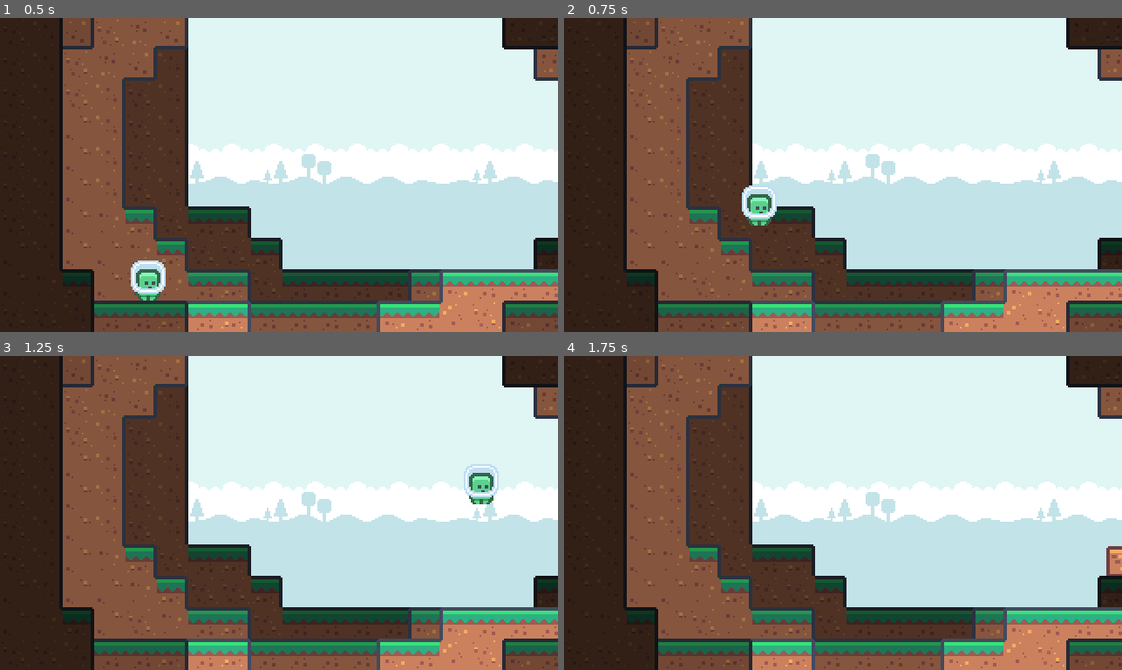
Above: before the commit, frames 1-4 (two rows, left to right).
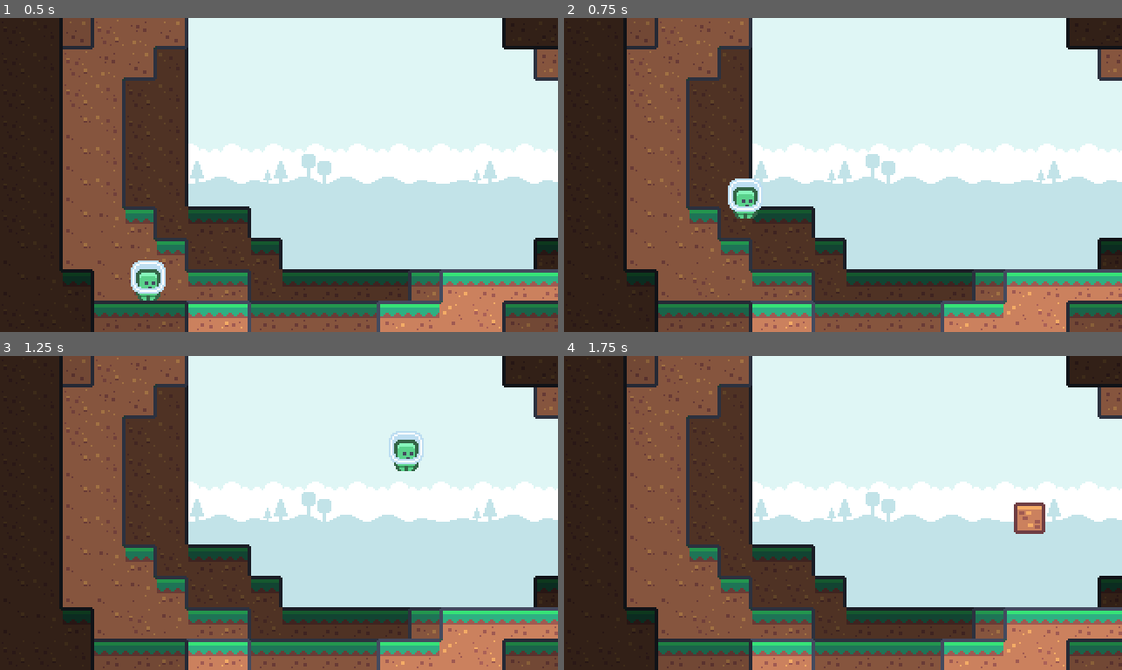
Above: after the commit, the same moments.

Repository: FerCamarena/Godot-SunnyLand_Game
Game: Godot game, scene res://Scenes/test_scene.tscn
Same seed, same stepped clock (60 frames per second), same inputs: the game is played once before the commit and once after it.
Inputs:
- Up to frame 1 (0.5 s): no input
- Up to frame 2 (0.75 s): tap Enter at 0.5 s; hold D (move_right) from 0.53 s (still down); tap W (jump) at 0.6 s
- Up to frame 3 (1.25 s): keep holding D (move_right); tap W (jump) at 0.77, 1.07 s
- Up to frame 4 (1.75 s): keep holding D (move_right); tap Space (morph) at 1.35 s; tap W (jump) at 1.52, 1.55 s

Frame 1 is identical in both runs. In frame 2, 0.9% of the frame differs, in the area x 29-39%, y 51-67%; in frame 3, 1.4%, in the area x 69-90%, y 23-48%; in frame 4, 0.8%.

Commit message:
Fix: player collision layers
Fix player walkable collision layers adding new '10' layer.
Update player attributes to adapt with new tile changes.

Diff:
--- a/Prefabs/BasePlayer.tscn
+++ b/Prefabs/BasePlayer.tscn
@@ -22,13 +22,18 @@
 
 [node name="Player" type="CharacterBody2D" node_paths=PackedStringArray("CS")]
 z_index = 1
-collision_mask = 319
+collision_mask = 831
+floor_constant_speed = true
 platform_on_leave = 1
 platform_floor_layers = 2
-platform_wall_layers = 16
+platform_wall_layers = 528
 safe_margin = 0.001
 script = ExtResource("1_llowg")
 CS = NodePath("Shape")
+move_speed = 128
+aero_speed = 128
+jump_force = -448
+fall_speed = -448
 block = ExtResource("2_y55lc")
 
 [node name="Sprite" type="Sprite2D" parent="."]
--- a/Tilesets/base.tres
+++ b/Tilesets/base.tres
@@ -4256,6 +4256,7 @@
 [resource]
 tile_size = Vector2i(18, 18)
 physics_layer_0/collision_layer = 2
+physics_layer_0/collision_mask = 513
 terrain_set_0/mode = 0
 terrain_set_0/terrain_0/name = "grass"
 terrain_set_0/terrain_0/color = Color(0, 1, 0, 1)
